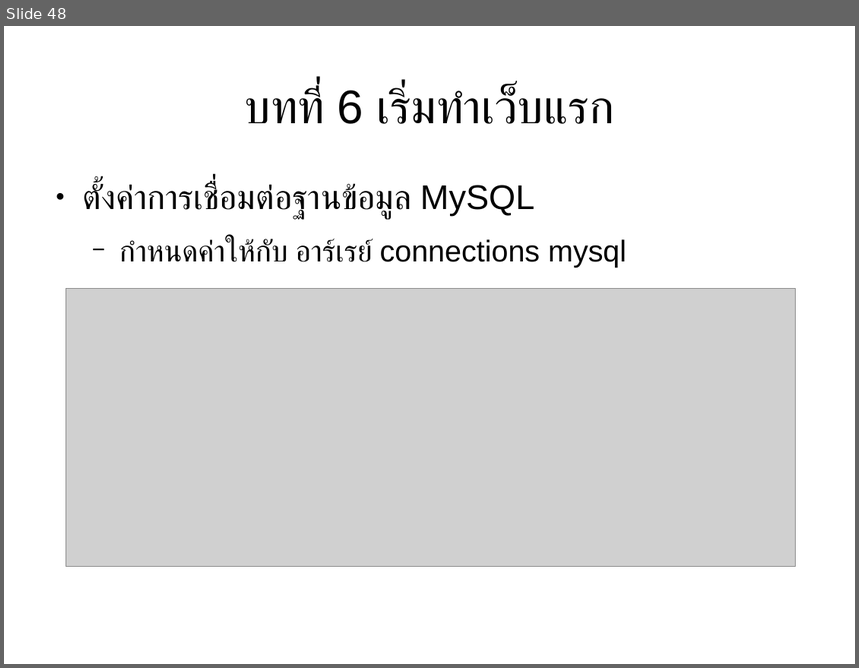
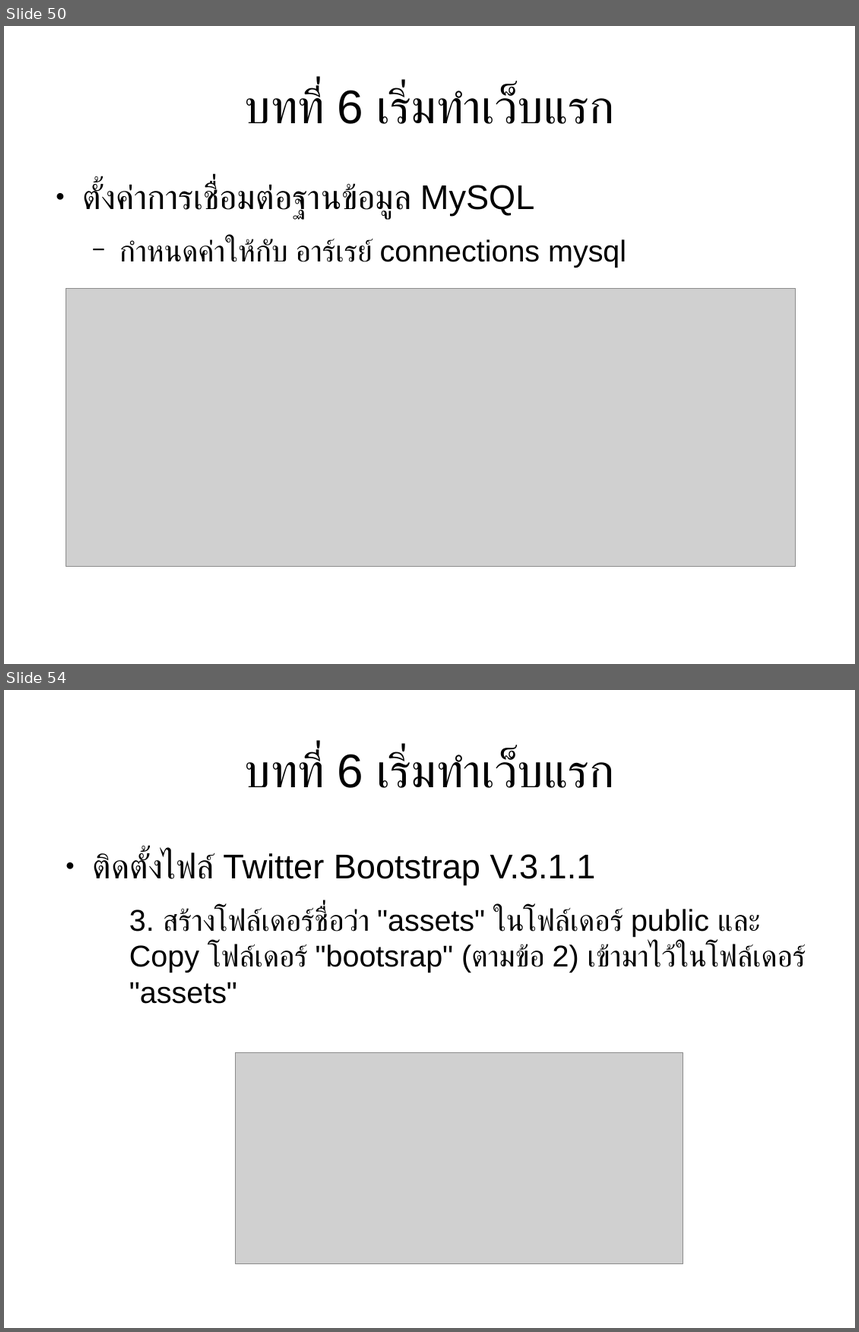
Before and after one commit to expstudio/Laravel-Course-Material, a slide deck: slide course.odp. Shown one above the other, each under a label of ours: slide 48 before the commit, slides 50 and 54 after it; the slides between them are not shown. The pictures are 859x668 and 859x1332 pixels, drawn with LibreOffice and Linux fonts; fonts in the diff are those of the drawing; grey boxes stand for pictures. Boxes give left, top, right and bottom in pixels: in the first picture for what was removed or moved away, otherwise in the second. Text is boxed around its words. In the diff, an @@ line names an element or a change of style, - is before the commit and + after.

```diff
--- a/slide course.odp
+++ b/slide course.odp
@@ slide 54 added at (x1=4, y1=690, x2=855, y2=1328), background #FFFFFF @@
@@ title added at (x1=245, y1=751, x2=614, y2=788), 44 pt, text #000000 @@
+บทที่ 6 เริ่มทำเว็บแรก
@@ text added at (x1=93, y1=852, x2=806, y2=1004), 28 pt, text #000000 @@
+● ติดตั้งไฟล์ Twitter Bootstrap V.3.1.1
+  3. สร้างโฟล์เดอร์ชื่อว่า "assets" ในโฟล์เดอร์ public และ Copy โฟล์เดอร์ "bootsrap" (ตามข้อ 2) เข้ามาไว้ในโฟล์เดอร์ "assets"
@@ picture added at (x1=236, y1=1053, x2=683, y2=1265) @@
@@ what was slide 48 is now slide 50 @@
```
Also in this commit, not shown: 4 slides changed, 37 other slides added, 13 other files.
